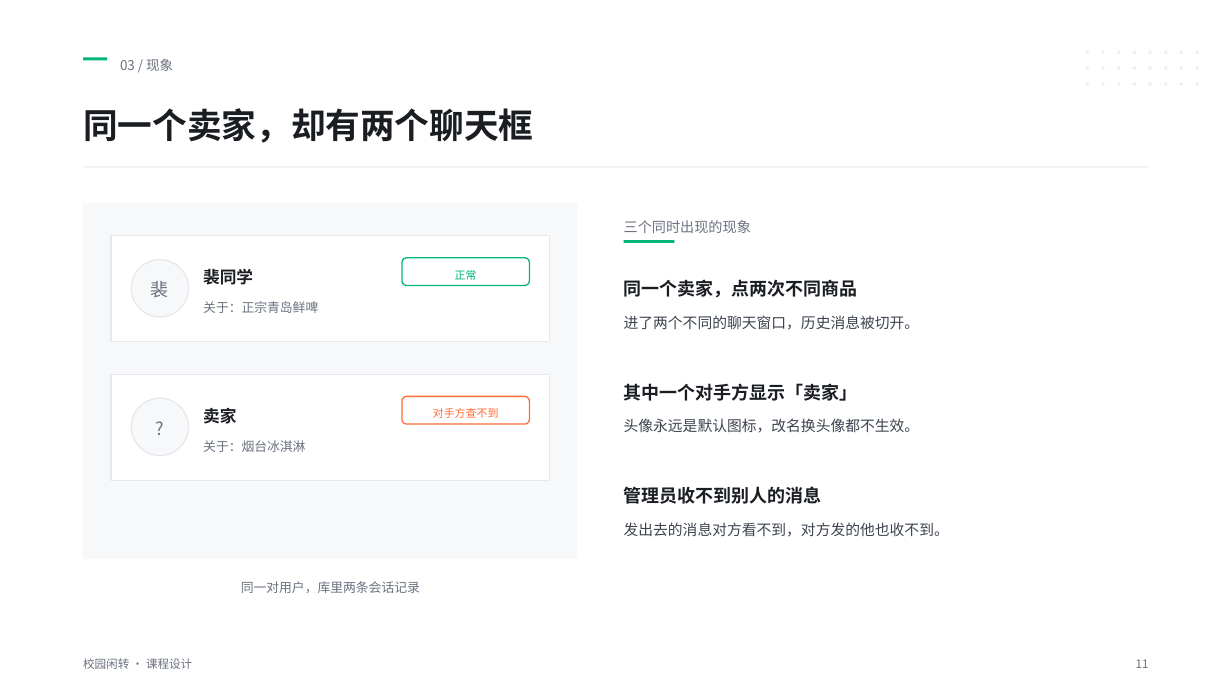
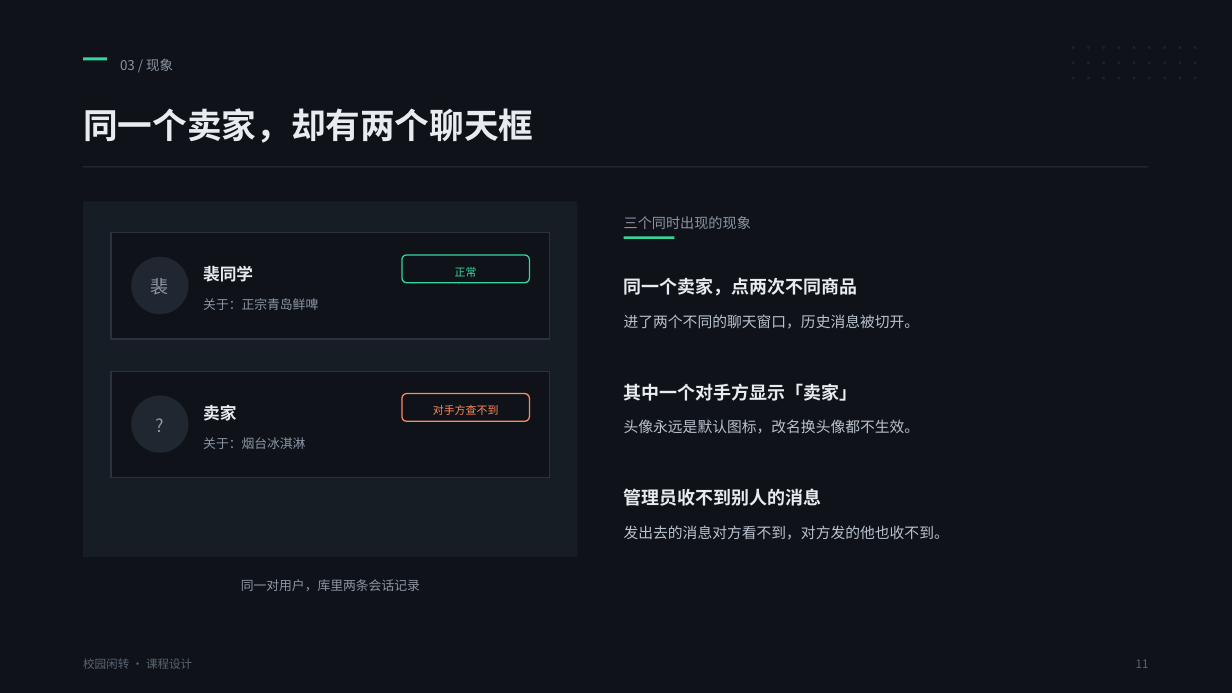
Before and after one commit to Zion-17/xiaoyuanershou, a slide deck: slide 11 of docs/ppt/答辩PPT.pptx. Drawn at 1232x693 pixels with LibreOffice and Linux fonts; fonts in the diff are those of the drawing. Boxes give left, top, right and bottom in pixels: in the first picture for what was removed or moved away, otherwise in the second. Text is boxed around its words. In the diff, an @@ line names an element or a change of style, - is before the commit and + after.

```diff
--- a/docs/ppt/答辩PPT.pptx
+++ b/docs/ppt/答辩PPT.pptx
@@ rectangle added at <box>0,0,1232,693</box>, fill #0F1319 @@
@@ rectangle at <box>83,57,107,61</box>: fill #00B578 to #35D69C @@
@@ ellipse added at <box>1194,46,1197,49</box>, fill #1B222C @@
@@ 24 ellipses: place and size @@
-24 ellipses at <box>1086,51,1200,86</box>
+24 ellipses at <box>1072,46,1182,79</box>
@@ fill #ECEFF3 to #1B222C in 24 elements at <box>1072,46,1075,49</box>, <box>1072,62,1075,65</box>, <box>1087,46,1090,49</box>, <box>1087,62,1090,65</box>, <box>1103,46,1105,49</box>, <box>1103,62,1105,65</box>, <box>1072,77,1075,79</box>, <box>1117,46,1120,49</box>, <box>1117,62,1120,65</box>, <box>1133,46,1136,49</box>, <box>1133,62,1136,65</box>, <box>1087,77,1090,79</box>, <box>1103,77,1105,79</box>, <box>1148,46,1151,49</box>, <box>1148,62,1151,65</box>, <box>1164,46,1166,49</box>, <box>1164,62,1166,65</box>, <box>1179,46,1182,49</box>, <box>1179,62,1182,65</box>, <box>1117,77,1120,79</box>, <box>1133,77,1136,79</box>, <box>1148,77,1151,79</box>, <box>1164,77,1166,79</box>, <box>1179,77,1182,79</box> @@
@@ ellipse added at <box>1194,62,1197,65</box>, fill #1B222C @@
@@ ellipse added at <box>1194,77,1197,79</box>, fill #1B222C @@
@@ rectangle at <box>83,166,1149,167</box>: fill #E6E8EC to #2A323D @@
@@ rectangle at <box>83,201,578,557</box>: fill #F7F8FA to #171D25 @@
@@ rectangle at <box>111,233,550,339</box>: fill #FFFFFF to #0F1319; outline #E6E8EC 1 pt to #2A323D 1 pt @@
@@ rectangle at <box>624,237,675,239</box>: fill #00B578 to #35D69C @@
@@ rectangle: place and size @@
-rectangle at <box>624,240,675,243</box>
+rectangle at <box>624,237,675,239</box>
@@ ellipse at <box>131,257,189,314</box>: fill #F7F8FA to #202731; outline #E6E8EC 1 pt to none @@
@@ text "正常" at <box>455,267,477,277</box>: text colour #00B578 to #35D69C @@
@@ rounded rectangle at <box>402,255,530,283</box>: fill #FFFFFF to none; outline #00B578 1 pt to #35D69C 1 pt @@
@@ rectangle at <box>111,372,550,478</box>: fill #FFFFFF to #0F1319; outline #E6E8EC 1 pt to #2A323D 1 pt @@
@@ text colour #6B7280 to #8B95A3 in 7 elements at <box>120,59,173,71</box>, <box>241,579,420,591</box>, <box>203,298,318,310</box>, <box>151,278,169,294</box>, <box>203,437,305,449</box>, <box>624,216,751,229</box>, <box>131,405,189,442</box> @@
@@ ellipse at <box>131,396,189,453</box>: fill #F7F8FA to #202731; outline #E6E8EC 1 pt to none @@
@@ text colour #1A1D21 to #E8ECF1 in 6 elements at <box>83,108,533,143</box>, <box>624,383,858,401</box>, <box>624,277,858,296</box>, <box>624,488,822,506</box>, <box>203,266,253,282</box>, <box>203,405,236,421</box> @@
@@ text "对手方查不到" at <box>433,405,499,415</box>: text colour #FF6B35 to #FF8A5B @@
@@ rounded rectangle at <box>402,394,530,421</box>: fill #FFFFFF to none; outline #FF6B35 1 pt to #FF8A5B 1 pt @@
@@ text colour #3D444F to #B9C2CE; line spacing 1.6 to 1.65 in 3 elements at <box>624,419,920,434</box>, <box>624,314,920,329</box>, <box>624,525,949,540</box> @@
@@ text "校园闲转 · 课程设计" at <box>83,658,192,669</box>: text colour #6B7280 to #5A6472 @@
@@ text "11" at <box>1136,659,1149,668</box>: text colour #6B7280 to #5A6472 @@
```
Also in this commit, not shown: 15 other slides changed, 18 other files.
